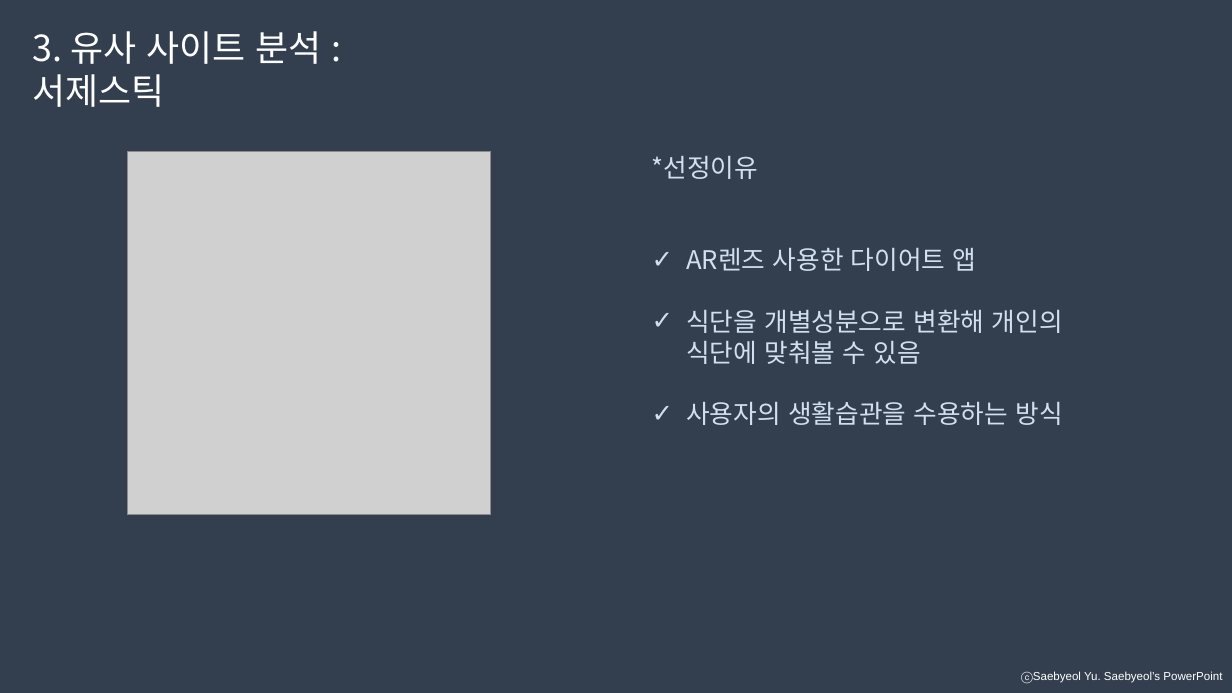
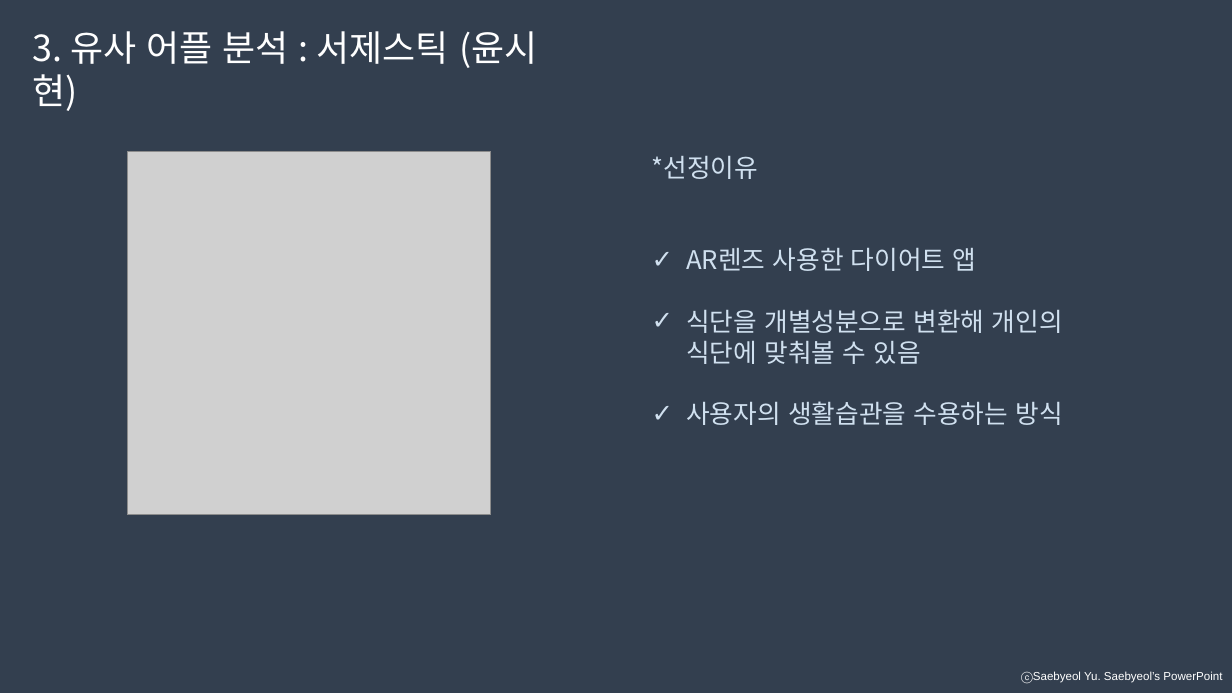
Before and after one commit to developerYHLee/University_Homework, a slide deck: slide 13 of 기말과제.pptx. Drawn at 1232x693 pixels with LibreOffice and Linux fonts; fonts in the diff are those of the drawing; grey boxes stand for pictures. Boxes give left, top, right and bottom in pixels: in the first picture for what was removed or moved away, otherwise in the second. Text is boxed around its words. In the diff, an @@ line names an element or a change of style, - is before the commit and + after.

```diff
--- a/기말과제.pptx
+++ b/기말과제.pptx
@@ text at box(33, 31, 537, 68): text changed @@
-3. 유사 사이트 분석 : 서제스틱
+3. 유사 어플 분석 : 서제스틱 (윤시현)
```
Also in this commit, not shown: 20 other slides changed.
